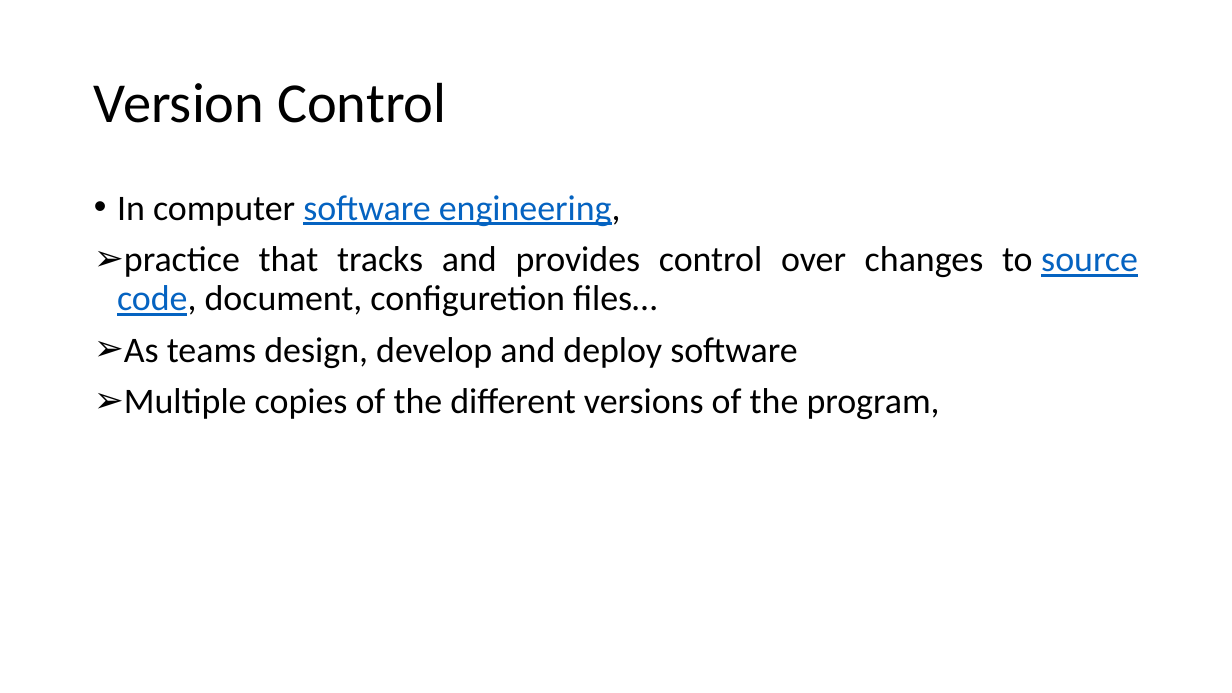
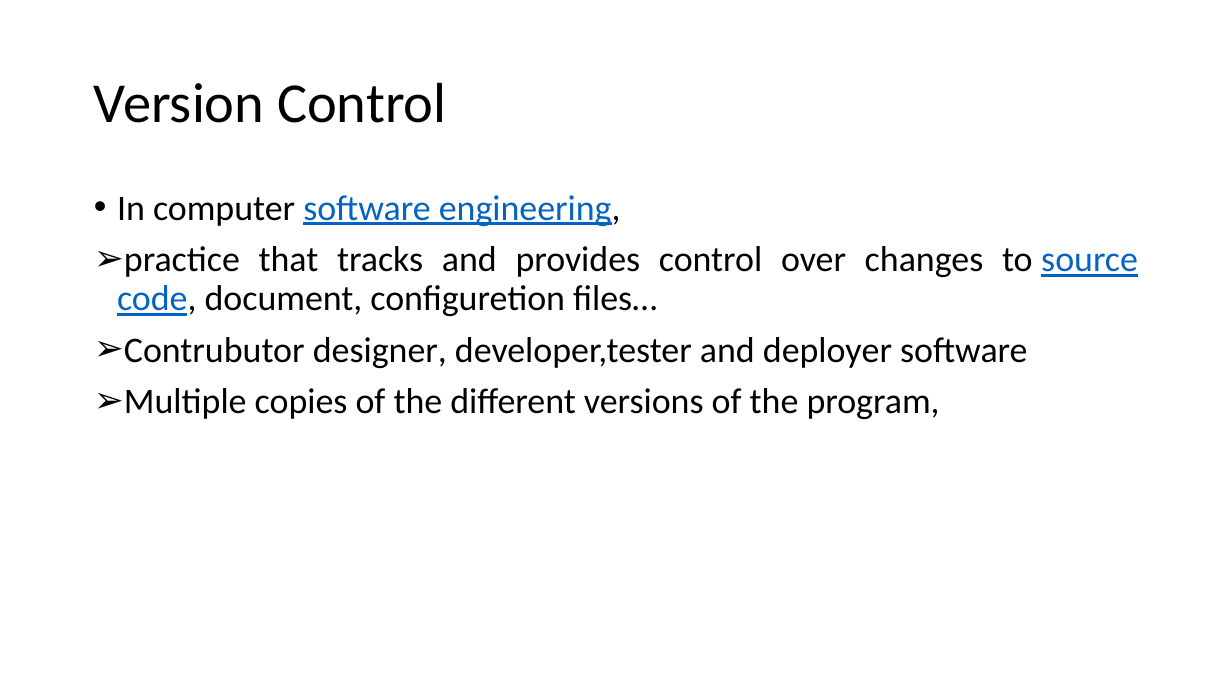
Before and after one commit to mhgulen/Dosyalar, a slide deck: slide 6 of Version Control Protocols.pptx. Drawn at 1232x693 pixels with LibreOffice and Linux fonts; fonts in the diff are those of the drawing. Boxes give left, top, right and bottom in pixels: in the first picture for what was removed or moved away, otherwise in the second. Text is boxed around its words. In the diff, an @@ line names an element or a change of style, - is before the commit and + after.

```diff
--- a/Version Control Protocols.pptx
+++ b/Version Control Protocols.pptx
@@ text at (124, 337, 1027, 368): text changed @@
-➢ As teams design, develop and deploy software
+➢ Contrubutor designer, developer,tester and deployer software
```
Also in this commit, not shown: 9 other slides changed, 1 slide removed.
